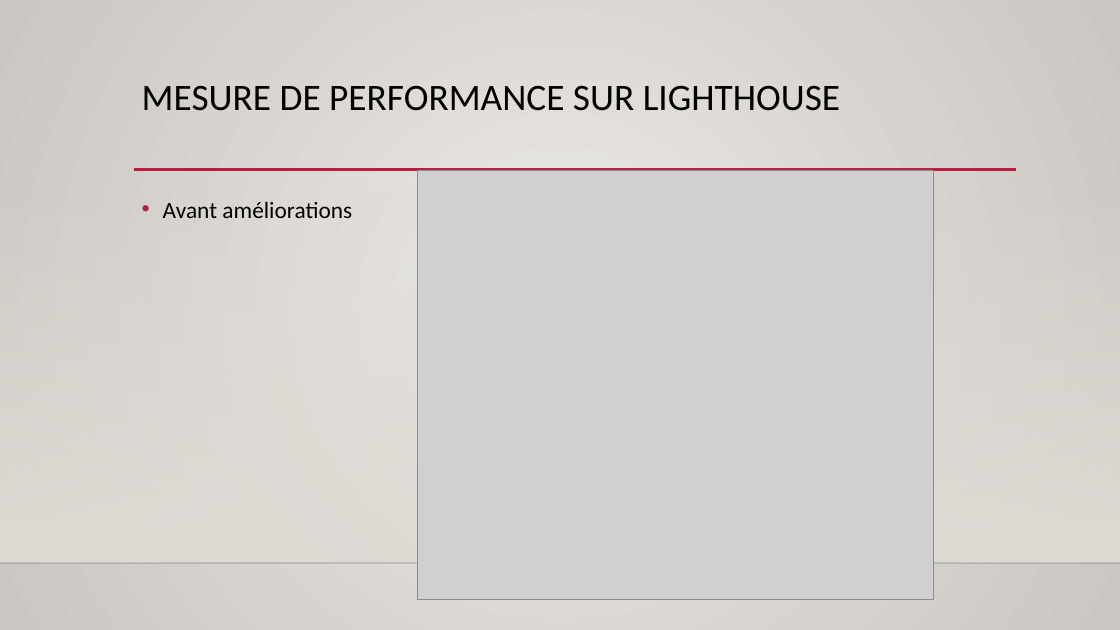
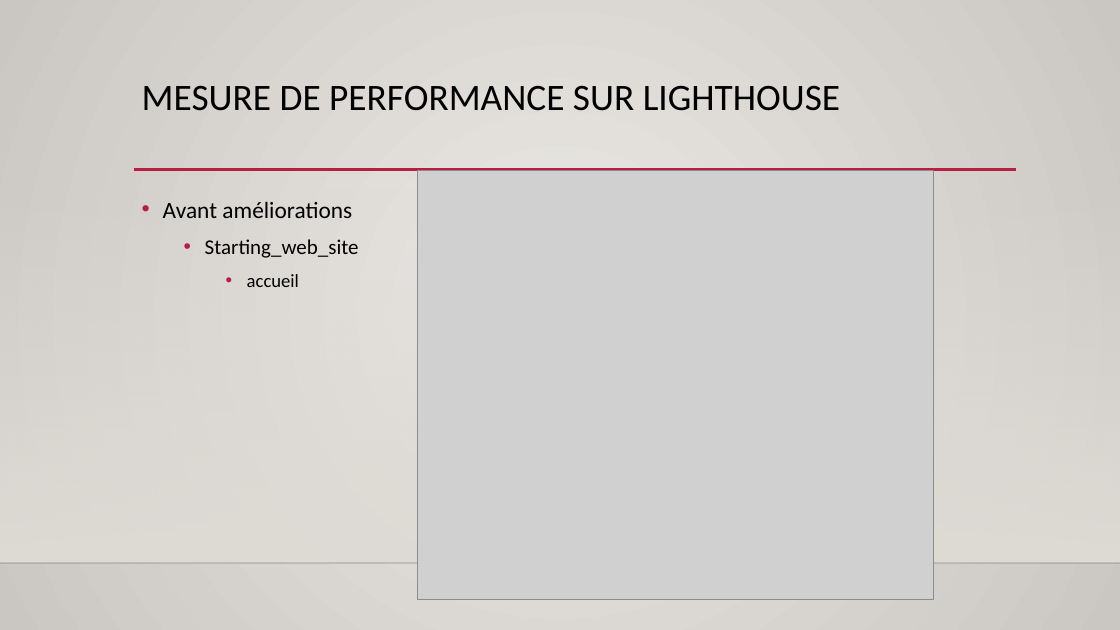
Before and after one commit to o-said/projet-4-la_chouette_agence, a slide deck: slide 2 of audit/Présentation du projet 4.pptx. Drawn at 1120x630 pixels with LibreOffice and Linux fonts; fonts in the diff are those of the drawing; grey boxes stand for pictures; background and template pictures are left out. Boxes give left, top, right and bottom in pixels: in the first picture for what was removed or moved away, otherwise in the second. Text is boxed around its words. In the diff, an @@ line names an element or a change of style, - is before the commit and + after.

```diff
--- a/audit/Présentation du projet 4.pptx
+++ b/audit/Présentation du projet 4.pptx
@@ text at (205, 239, 359, 287): paragraphs added @@
+  • Starting_web_site
+    • accueil
```
Also in this commit, not shown: 7 other slides changed, 10 slides added, 2 other files.
